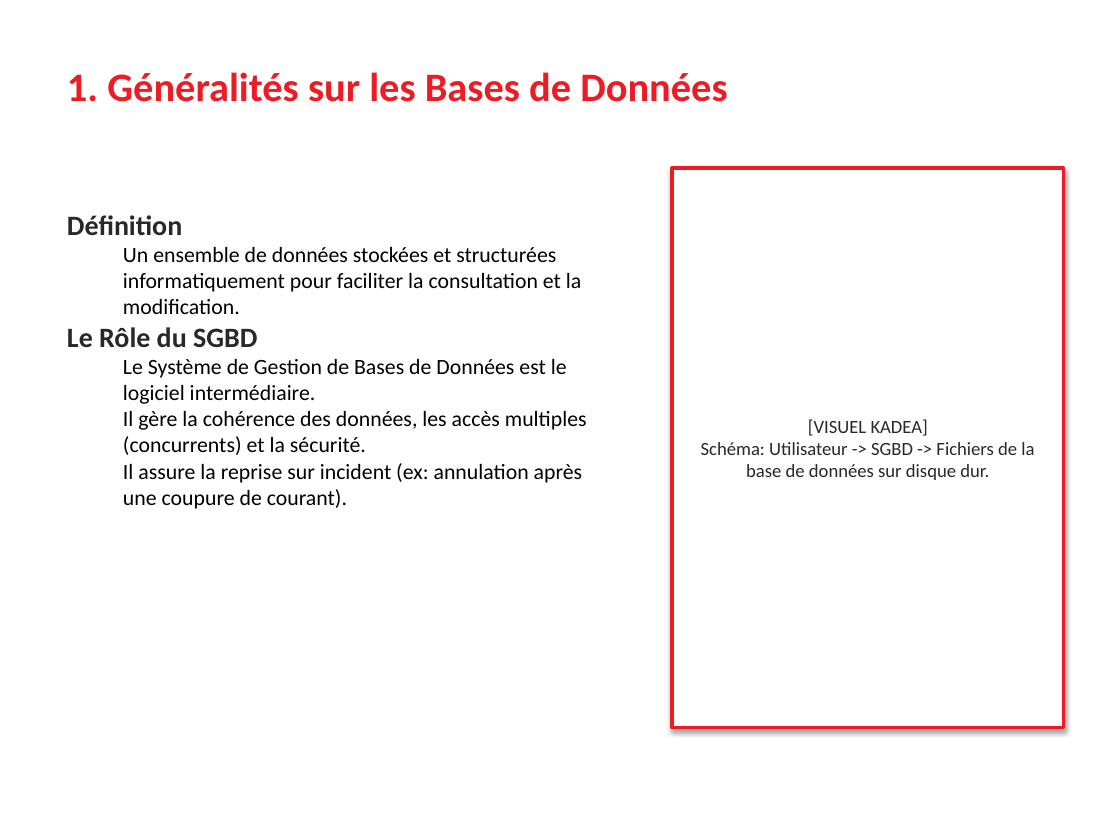
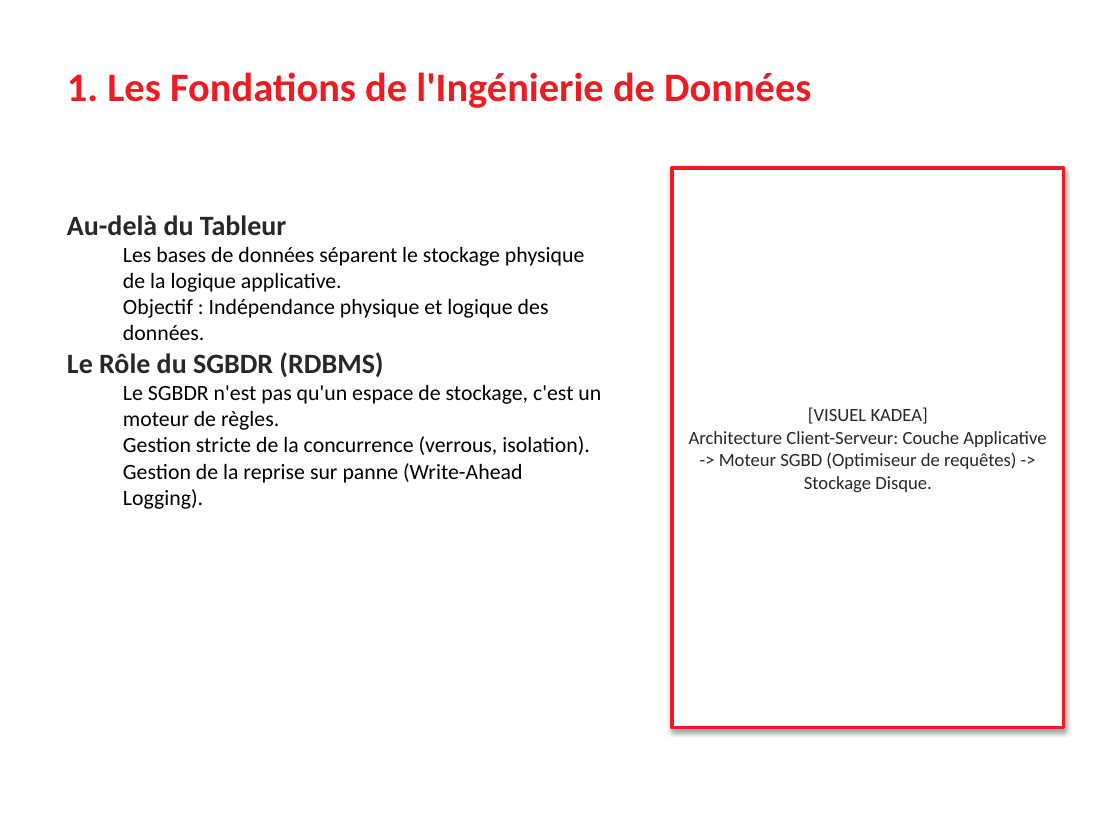
Before and after one commit to gatienseven7/train_model, a slide deck: slide 2 of Cours_Complet_BDD_et_SQL.pptx. Drawn at 1120x840 pixels with LibreOffice and Linux fonts; fonts in the diff are those of the drawing. Boxes give left, top, right and bottom in pixels: in the first picture for what was removed or moved away, otherwise in the second. Text is boxed around its words. In the diff, an @@ line names an element or a change of style, - is before the commit and + after.

```diff
--- a/Cours_Complet_BDD_et_SQL.pptx
+++ b/Cours_Complet_BDD_et_SQL.pptx
@@ text at <box>67,72,811,108</box>: text changed @@
-1. Généralités sur les Bases de Données
+1. Les Fondations de l'Ingénierie de Données
@@ text at <box>67,215,601,509</box>: text changed @@
-Définition
-  Un ensemble de données stockées et structurées informatiquement pour faciliter la consultation et la modification.
-Le Rôle du SGBD
-  Le Système de Gestion de Bases de Données est le logiciel intermédiaire.
-  Il gère la cohérence des données, les accès multiples (concurrents) et la sécurité.
-  Il assure la reprise sur incident (ex: annulation après une coupure de courant).
+Au-delà du Tableur
+  Les bases de données séparent le stockage physique de la logique applicative.
+  Objectif : Indépendance physique et logique des données.
+Le Rôle du SGBDR (RDBMS)
+  Le SGBDR n'est pas qu'un espace de stockage, c'est un moteur de règles.
+  Gestion stricte de la concurrence (verrous, isolation).
+  Gestion de la reprise sur panne (Write-Ahead Logging).
@@ text in rectangle at <box>689,407,1046,492</box>: text changed @@
-[VISUEL KADEA]
-Schéma: Utilisateur -> SGBD -> Fichiers de la base de données sur disque dur.
+[VISUEL KADEA]
+Architecture Client-Serveur: Couche Applicative -> Moteur SGBD (Optimiseur de requêtes) -> Stockage Disque.
```
Also in this commit, not shown: 4 other slides changed, 3 slides added, 3 other files.
